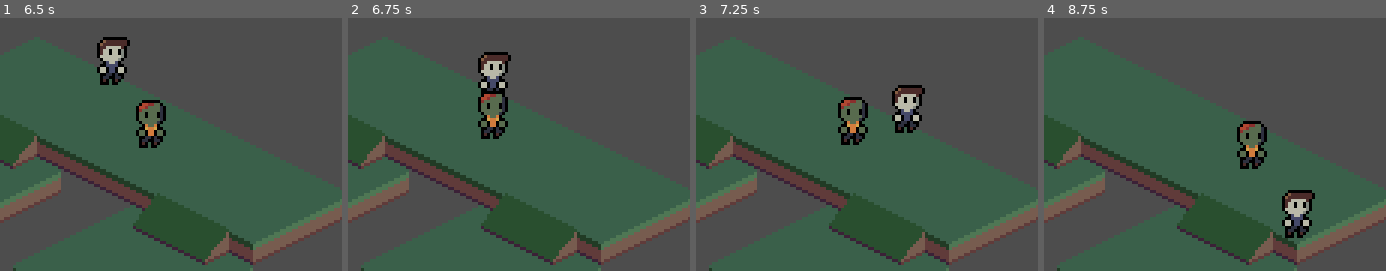
Above: before the commit, frames 1-4 (left to right).
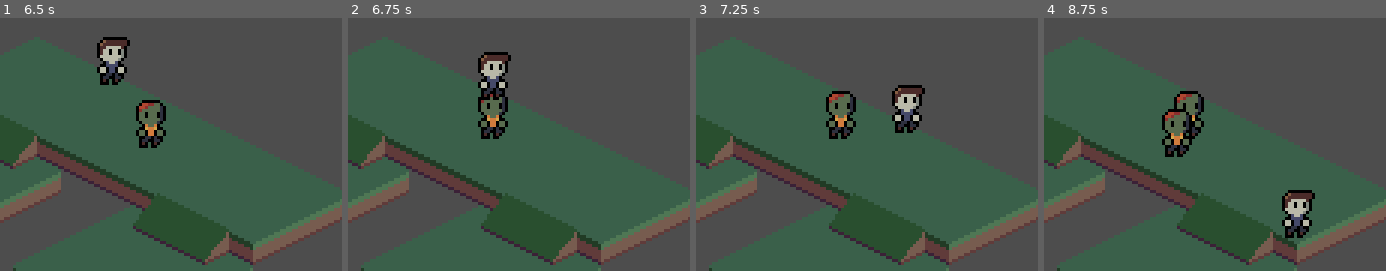
Above: after the commit, the same moments.

Repository: CARDinalCAWWW/Hunker-In-The-Bunker
Game: Godot game, scene res://PlayArea/play_area.tscn
Same seed, same stepped clock (60 frames per second), same inputs: the game is played once before the commit and once after it.
Inputs:
- Up to frame 1 (6.5 s): hold W (ui_up) 0.53-2.03 s; tap Space (attack) every 0.75 s from 0.6 to 5.85 s; hold A (ui_left) 2.03-3.53 s; hold S (ui_down) 3.53-4.28 s; hold D (ui_right) 4.28-5.03 s; hold W (ui_up) 5.03-5.78 s; hold D (ui_right) from 5.78 s (still down)
- Up to frame 2 (6.75 s): keep holding D (ui_right); tap Space (attack) at 6.6 s
- Up to frame 3 (7.25 s): keep holding D (ui_right)
- Up to frame 4 (8.75 s): tap Space (attack) at 7.35, 8.1 s; release D (ui_right) at 8.03 s; hold S (ui_down) from 8.03 s (still down)
The pictures show only the part of the screen within x 45-95%, y 5-55%; the shares and areas given below are measured in that part.

Frame 1 is identical in both runs. In frame 2, 0.1% of the frame differs, in the area x 38-46%, y 28-33%; in frame 3, 2.0%; in frame 4, 3.7%, in the area x 34-66%, y 28-60%.

Commit message:
Death possible

Diff:
--- a/hunker-in-the-bunker-game/PlayArea/play_area.tscn
+++ b/hunker-in-the-bunker-game/PlayArea/play_area.tscn
@@ -71,7 +71,9 @@
 script = ExtResource("2_4mk7f")
 
 [node name="Player" parent="." instance=ExtResource("2_88nlx")]
+z_index = 1
 position = Vector2(-33, -9)
+ATTACK_COOLDOWN = 0.011
 
 [node name="EnemyContainer" type="Node2D" parent="."]
 
--- a/hunker-in-the-bunker-game/Player/player.gd
+++ b/hunker-in-the-bunker-game/Player/player.gd
@@ -1,5 +1,6 @@
 extends CharacterBody2D
 
+@onready var hitbox: Area2D = $Hitbox
 @onready var attack_area: Area2D = $AttackArea
 @onready var attack_shape: CollisionShape2D = $AttackArea/CollisionShape2D
 
@@ -9,6 +10,7 @@
 
 func _ready():
 	attack_area.body_entered.connect(_on_attack_area_body_entered)
+	hitbox.body_entered.connect(_on_hitbox_body_entered)
 
 func _physics_process(delta: float) -> void:
 	var direction := Input.get_vector("ui_left", "ui_right", "ui_up", "ui_down")
@@ -21,6 +23,12 @@
 func _process(delta):
 	if Input.is_action_just_pressed("attack") and can_attack:
 		perform_attack()
+
+func _on_hitbox_body_entered(body):
+	if body.is_in_group("enemy"):
+		die() # Play die func from bodies in area
+	else:
+		return
 
 func _on_attack_area_body_entered(body):
 	if body.is_in_group("enemy"):
@@ -37,3 +45,7 @@
 
 	await get_tree().create_timer(ATTACK_COOLDOWN).timeout
 	can_attack = true
+
+func die():
+	print("IM DED")
+	pass
--- a/hunker-in-the-bunker-game/Player/player.tscn
+++ b/hunker-in-the-bunker-game/Player/player.tscn
@@ -1,10 +1,14 @@
-[gd_scene load_steps=5 format=3 uid="uid://l5vfbm5wjyuw"]
+[gd_scene load_steps=6 format=3 uid="uid://l5vfbm5wjyuw"]
 
 [ext_resource type="Script" uid="uid://bmcdbq48iwi1i" path="res://Player/player.gd" id="1_4ntmi"]
 [ext_resource type="Texture2D" uid="uid://3qipu0bohxyx" path="res://Player/HunkerInTheBunkerChar.png" id="2_btcbx"]
 
 [sub_resource type="CircleShape2D" id="CircleShape2D_hvfyp"]
 radius = 2.0
+
+[sub_resource type="CapsuleShape2D" id="CapsuleShape2D_4ntmi"]
+radius = 4.0
+height = 16.0
 
 [sub_resource type="CircleShape2D" id="CircleShape2D_gwnis"]
 radius = 19.026299
@@ -26,6 +30,16 @@
 position = Vector2(0, -7)
 texture = ExtResource("2_btcbx")
 
+[node name="Hitbox" type="Area2D" parent="."]
+collision_layer = 2
+collision_mask = 2
+
+[node name="CollisionShape2D" type="CollisionShape2D" parent="Hitbox"]
+light_mask = 2
+visibility_layer = 2
+position = Vector2(0, -7)
+shape = SubResource("CapsuleShape2D_4ntmi")
+
 [node name="AttackArea" type="Area2D" parent="."]
 collision_layer = 4
 collision_mask = 2
